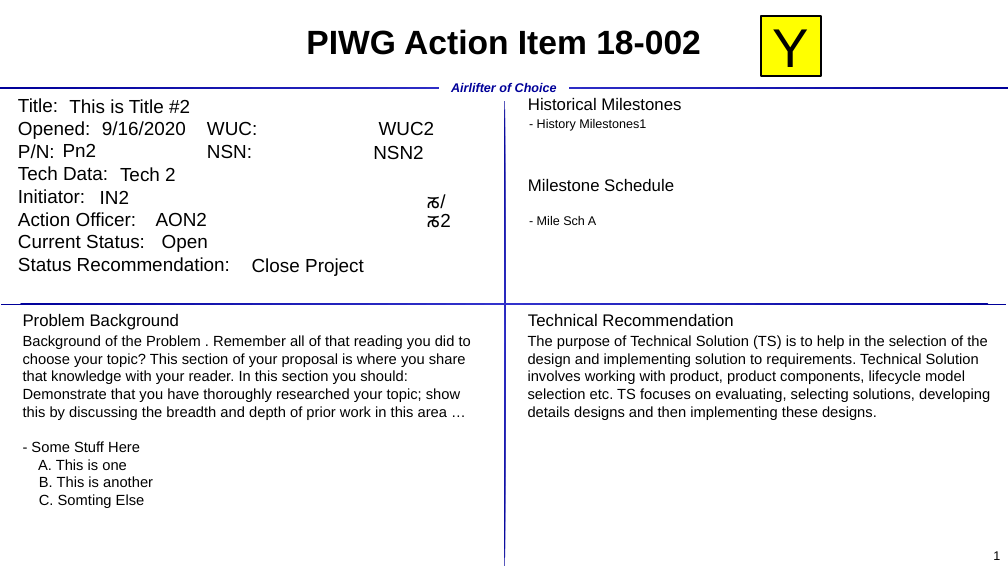
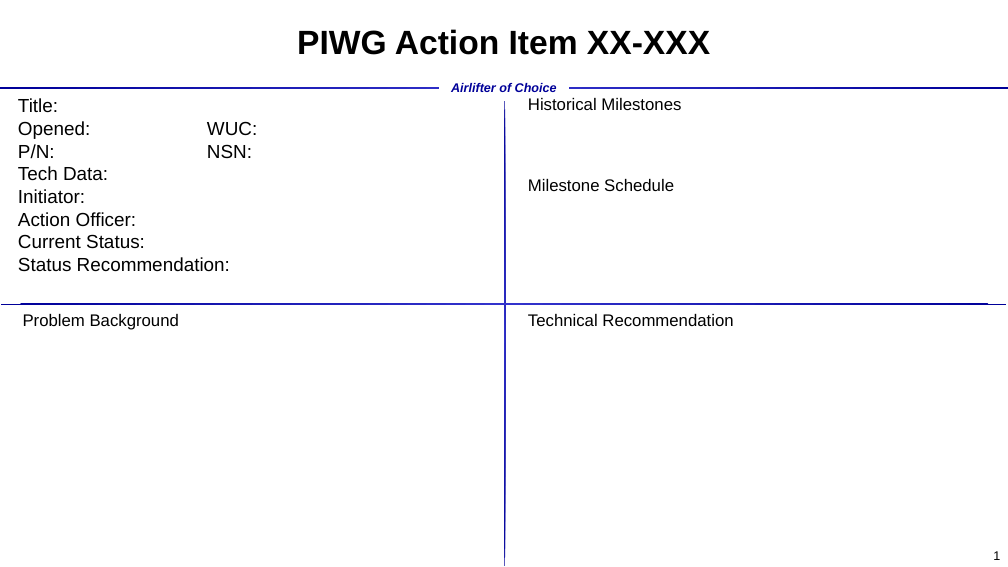
Before and after one commit to jkdehart/access_dbs, a slide deck: slide 1 of pwig/templates/PIWG_A.pptx. Drawn at 1008x567 pixels with LibreOffice and Linux fonts; fonts in the diff are those of the drawing; background and template pictures are left out. Boxes give left, top, right and bottom in pixels: in the first picture for what was removed or moved away, otherwise in the second. Text is boxed around its words. In the diff, an @@ line names an element or a change of style, - is before the commit and + after.

```diff
--- a/pwig/templates/PIWG_A.pptx
+++ b/pwig/templates/PIWG_A.pptx
@@ title at [297, 29, 710, 55]: text changed @@
-PIWG Action Item 18-002
+PIWG Action Item XX-XXX
@@ rectangle removed at [761, 16, 821, 76] @@
@@ text removed at [773, 29, 809, 77] @@
-Y
@@ text removed at [69, 99, 190, 114] @@
-This is Title #2
@@ text removed at [537, 119, 646, 131] @@
-- History Milestones1
@@ text removed at [63, 144, 97, 157] @@
-Pn2
@@ text removed at [102, 121, 186, 136] @@
-9/16/2020
@@ text removed at [373, 145, 423, 160] @@
-NSN2
@@ text removed at [379, 121, 435, 135] @@
-WUC2
@@ text removed at [120, 167, 176, 182] @@
-Tech 2
@@ text removed at [100, 191, 129, 204] @@
-IN2
@@ text removed at [426, 194, 445, 217] @@
-ᰕ/
@@ text removed at [156, 212, 207, 226] @@
-AON2
@@ text removed at [162, 234, 208, 252] @@
-Open
@@ text removed at [426, 213, 450, 228] @@
-ᰕ2
@@ text removed at [537, 216, 596, 225] @@
-- Mile Sch A
@@ text removed at [252, 258, 364, 276] @@
-Close Project
@@ text removed at [23, 335, 471, 508] @@
-Background of the Problem . Remember all of that reading you did to choose your topic? This section of your proposal is where you share that knowledge with your reader. In this section you should: Demonstrate that you have thoroughly researched your topic; show this by discussing the breadth and depth of prior work in this area …
-- Some Stuff Here
-A. This is one
-B. This is another
-C. Somting Else
@@ text removed at [528, 335, 990, 420] @@
-The purpose of Technical Solution (TS) is to help in the selection of the design and implementing solution to requirements. Technical Solution involves working with product, product components, lifecycle model selection etc. TS focuses on evaluating, selecting solutions, developing details designs and then implementing these designs.
```
Also in this commit, not shown: 3 other files.
